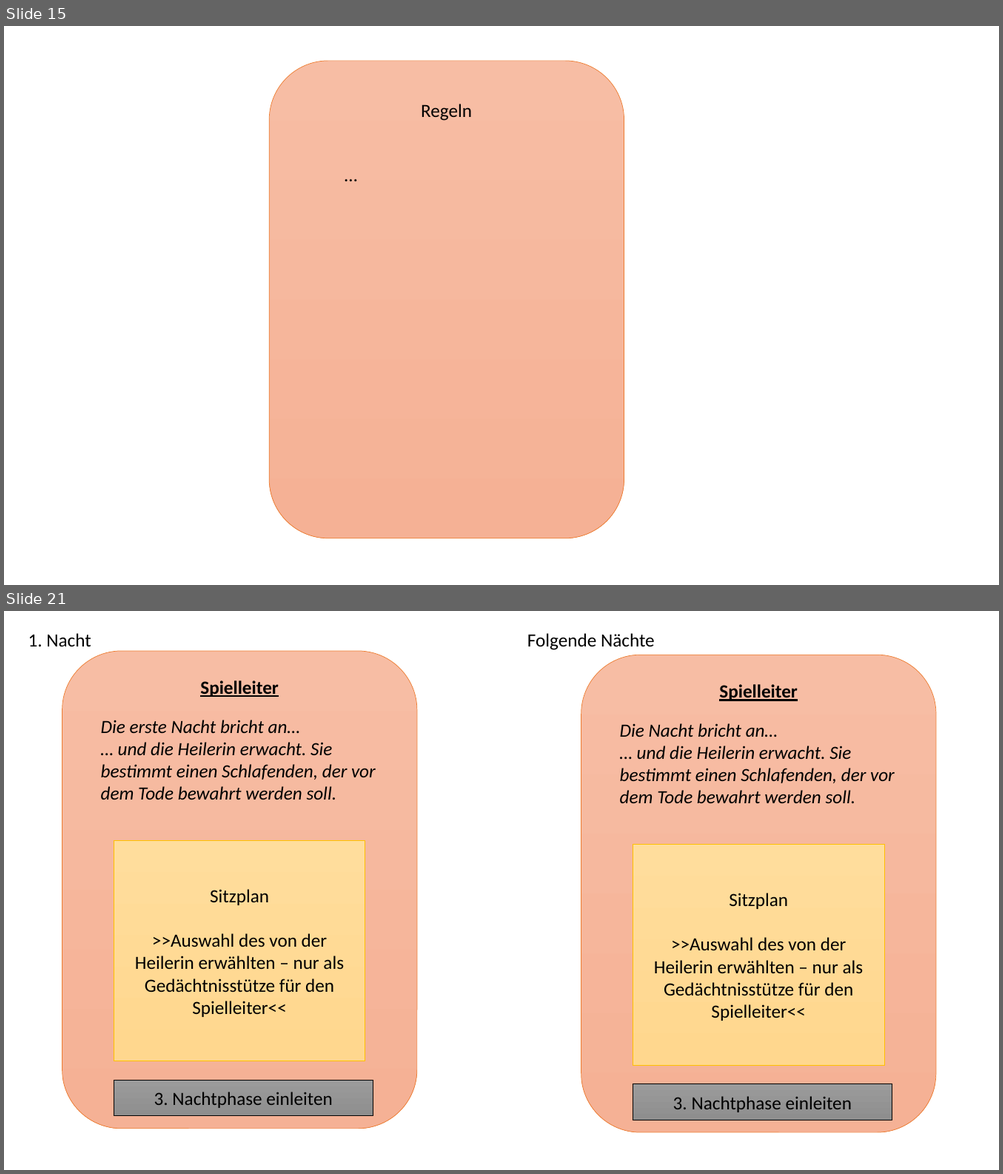
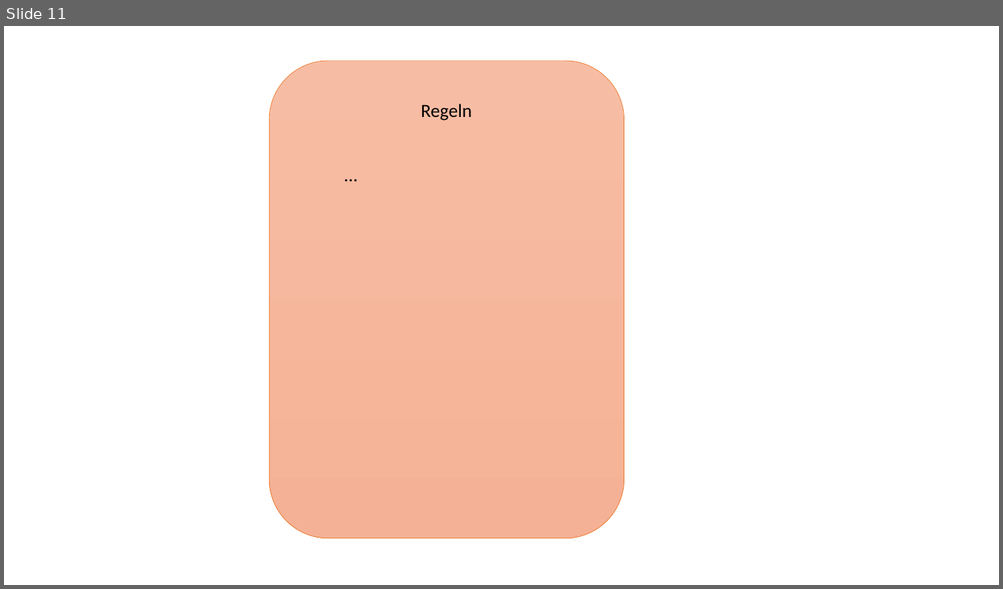
Before and after one commit to john-kloss/werwolf, a slide deck: VisualisierungProjekt.odp. Shown one above the other, each under a label of ours: slides 15 and 21 before the commit, slide 11 after it; the slides between them are not shown. The pictures are 1003x1174 and 1003x589 pixels, drawn with LibreOffice and Linux fonts; fonts in the diff are those of the drawing. Boxes give left, top, right and bottom in pixels: in the first picture for what was removed or moved away, otherwise in the second. Text is boxed around its words. In the diff, an @@ line names an element or a change of style, - is before the commit and + after.

```diff
--- a/VisualisierungProjekt.odp
+++ b/VisualisierungProjekt.odp
@@ slide 21 removed at (4,611,999,1170), background #FFFFFF @@
@@ text removed at (28,633,91,647) @@
-1. Nacht
@@ freeform shape removed at (62,651,418,1130) @@
@@ text removed at (527,633,654,650) @@
-Folgende Nächte
@@ freeform shape removed at (580,655,936,1133) @@
@@ text removed at (200,681,278,697) @@
-Spielleiter
@@ text removed at (719,684,797,701) @@
-Spielleiter
@@ text removed at (101,720,375,800) @@
-Die erste Nacht bricht an…
-… und die Heilerin erwacht. Sie bestimmt einen Schlafenden, der vor dem Tode bewahrt werden soll.
@@ text removed at (620,723,894,804) @@
-Die Nacht bricht an…
-… und die Heilerin erwacht. Sie bestimmt einen Schlafenden, der vor dem Tode bewahrt werden soll.
@@ freeform shape removed at (114,841,365,1062) @@
-Sitzplan
->>Auswahl des von der Heilerin erwählten – nur als Gedächtnisstütze für den Spielleiter<<
@@ freeform shape removed at (633,845,885,1065) @@
-Sitzplan
->>Auswahl des von der Heilerin erwählten – nur als Gedächtnisstütze für den Spielleiter<<
@@ freeform shape removed at (114,1081,373,1117) @@
-3. Nachtphase einleiten
@@ freeform shape removed at (633,1085,892,1121) @@
-3. Nachtphase einleiten
@@ what was slide 15 is now slide 11 @@
```
Also in this commit, not shown: 4 slides changed, 11 slides added, 17 other slides removed.
